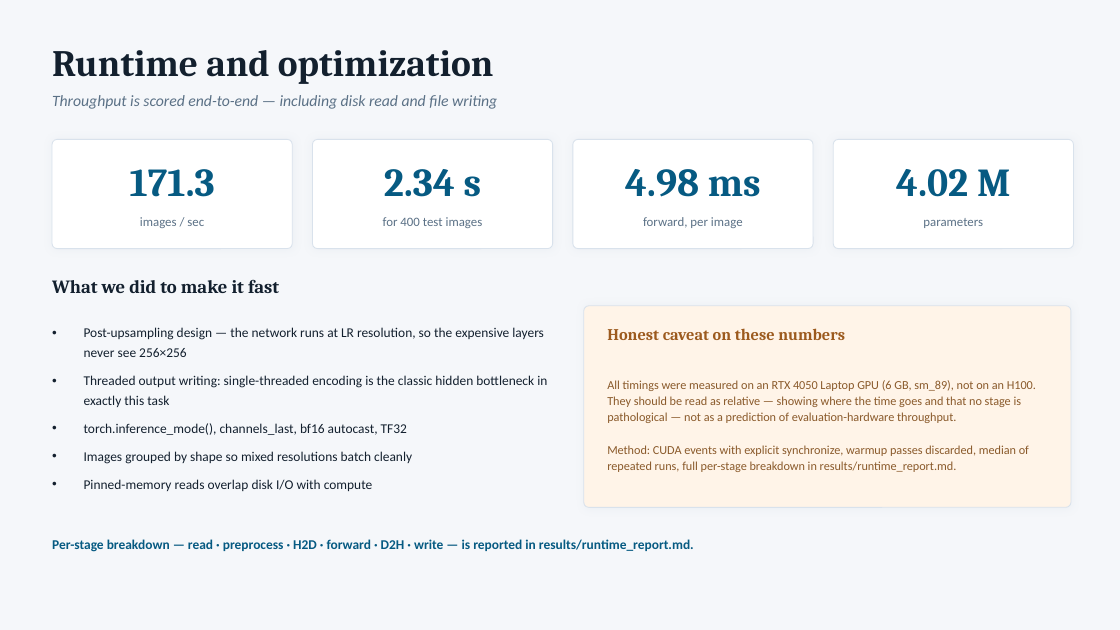
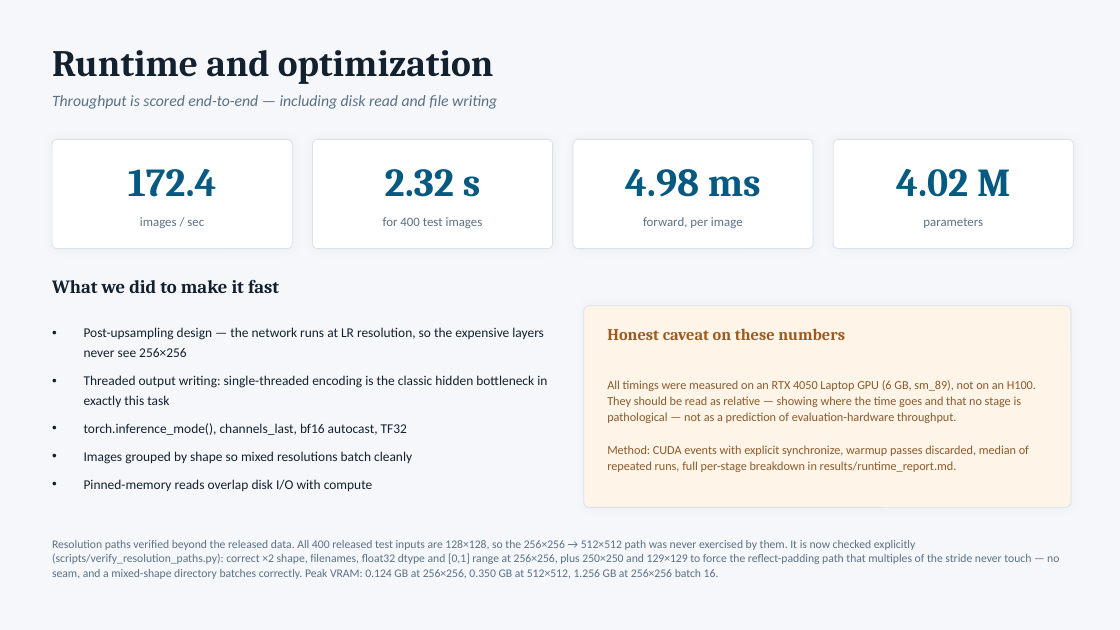
Before and after one commit to shaheeeeeeeeem/kla-restoration, a slide deck: slide 10 of solution_presentation.pptx. Drawn at 1120x630 pixels with LibreOffice and Linux fonts; fonts in the diff are those of the drawing. Boxes give left, top, right and bottom in pixels: in the first picture for what was removed or moved away, otherwise in the second. Text is boxed around its words. In the diff, an @@ line names an element or a change of style, - is before the commit and + after.

```diff
--- a/solution_presentation.pptx
+++ b/solution_presentation.pptx
@@ text at box(128, 169, 217, 197): text changed @@
-171.3
+172.4
@@ text at box(385, 169, 481, 197): text changed @@
-2.34 s
+2.32 s
@@ text at box(52, 540, 1059, 579): text changed; size 11.5 to 10 pt; text colour #065A82 to #5B7186; bold off @@
-Per-stage breakdown — read · preprocess · H2D · forward · D2H · write — is reported in results/runtime_report.md.
+Resolution paths verified beyond the released data. All 400 released test inputs are 128×128, so the 256×256 → 512×512 path was never exercised by them. It is now checked explicitly (scripts/verify_resolution_paths.py): correct ×2 shape, filenames, float32 dtype and [0,1] range at 256×256, plus 250×250 and 129×129 to force the reflect-padding path that multiples of the stride never touch — no seam, and a mixed-shape directory batches correctly. Peak VRAM: 0.124 GB at 256×256, 0.350 GB at 512×512, 1.256 GB at 256×256 batch 16.
```
Also in this commit, not shown: 2 other files.
